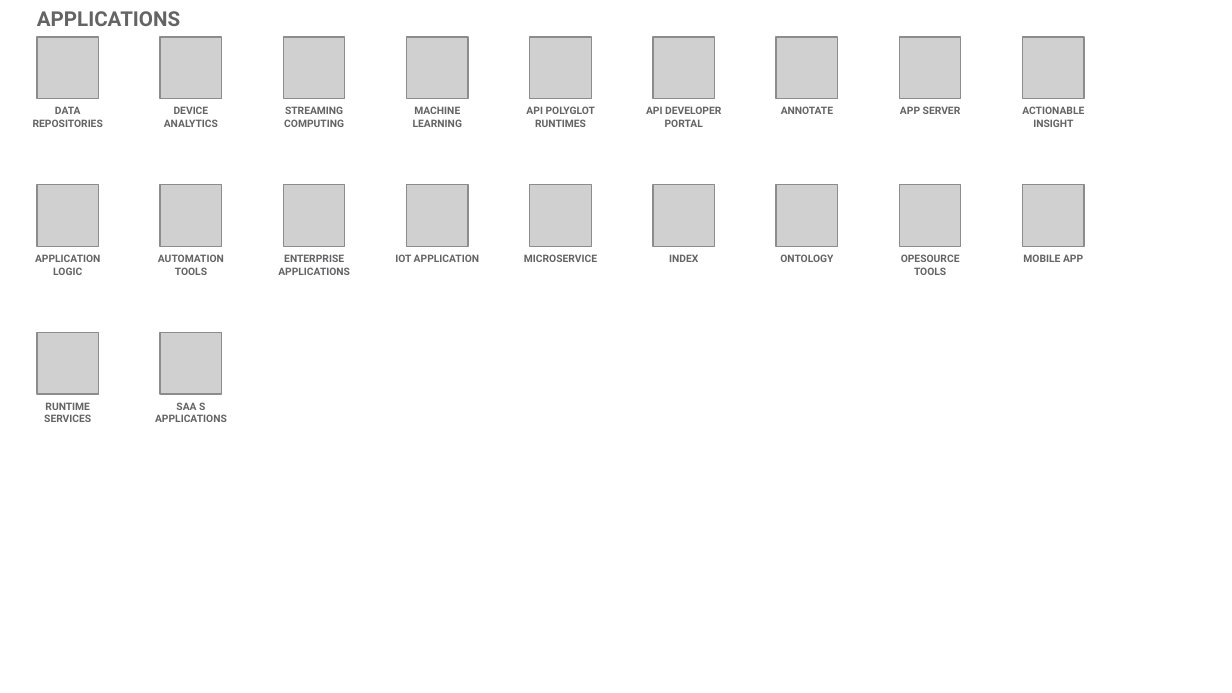
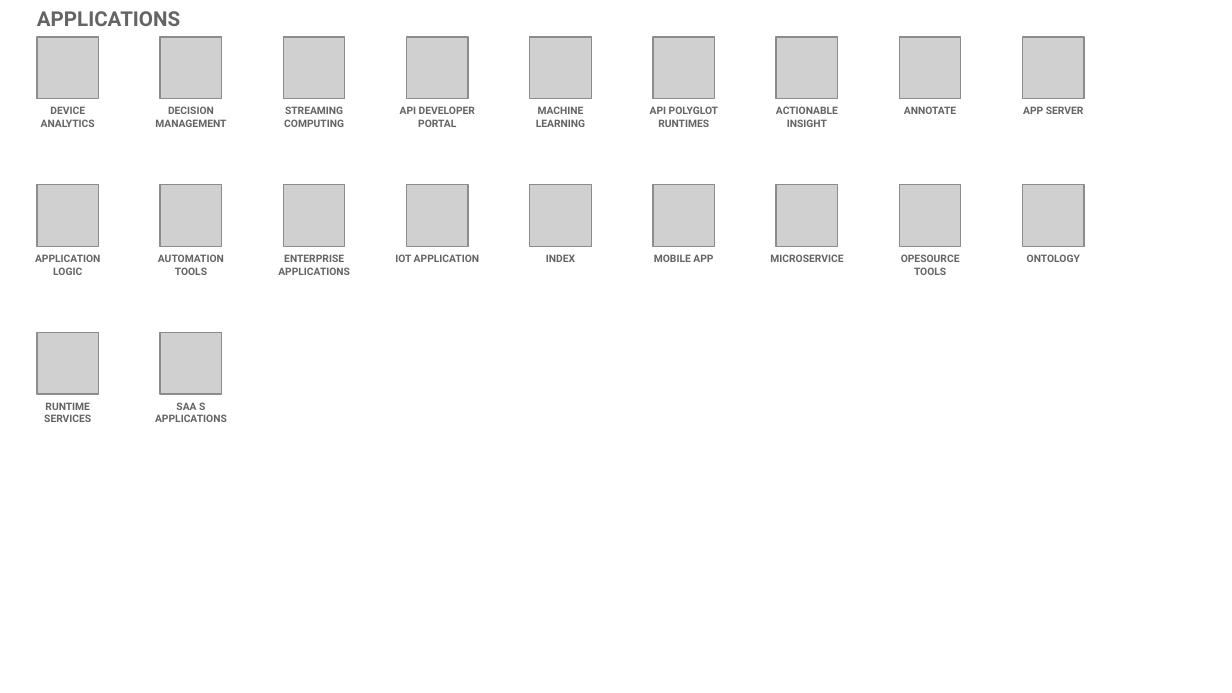
Before and after one commit to l2fprod/myarchitecture, a slide deck: slide 14 of mycatalog-architecture-diagram-template.pptx. Drawn at 1232x693 pixels with LibreOffice and Linux fonts; fonts in the diff are those of the drawing; grey boxes stand for pictures. Boxes give left, top, right and bottom in pixels: in the first picture for what was removed or moved away, otherwise in the second. Text is boxed around its words. In the diff, an @@ line names an element or a change of style, - is before the commit and + after.

```diff
--- a/mycatalog-architecture-diagram-template.pptx
+++ b/mycatalog-architecture-diagram-template.pptx
@@ text "DEVICE ANALYTICS" moved from (x1=164, y1=106, x2=218, y2=127) to (x1=41, y1=106, x2=95, y2=127) @@
@@ text removed at (x1=33, y1=106, x2=103, y2=127) @@
-DATA REPOSITORIES
@@ text added at (x1=155, y1=106, x2=226, y2=127), 6 pt, text #646365, bold @@
+DECISION MANAGEMENT
@@ text "API DEVELOPER PORTAL" moved from (x1=646, y1=106, x2=721, y2=127) to (x1=400, y1=106, x2=475, y2=127) @@
@@ text "ACTIONABLE INSIGHT" moved from (x1=1022, y1=106, x2=1084, y2=127) to (x1=776, y1=106, x2=838, y2=127) @@
@@ 4 texts moved together from (x1=413, y1=106, x2=961, y2=127) to (x1=536, y1=106, x2=1084, y2=127) @@
@@ text "INDEX" moved from (x1=669, y1=255, x2=698, y2=262) to (x1=546, y1=254, x2=575, y2=262) @@
@@ text removed at (x1=524, y1=254, x2=597, y2=262) @@
-MICROSERVICE
@@ text added at (x1=654, y1=254, x2=713, y2=262), 6 pt, text #646365, bold @@
+MOBILE APP
@@ text at (x1=770, y1=254, x2=843, y2=262): text changed @@
-ONTOLOGY
+MICROSERVICE
@@ text at (x1=1027, y1=254, x2=1080, y2=262): text changed @@
-MOBILE APP
+ONTOLOGY
```
Also in this commit, not shown: 13 other slides changed.
